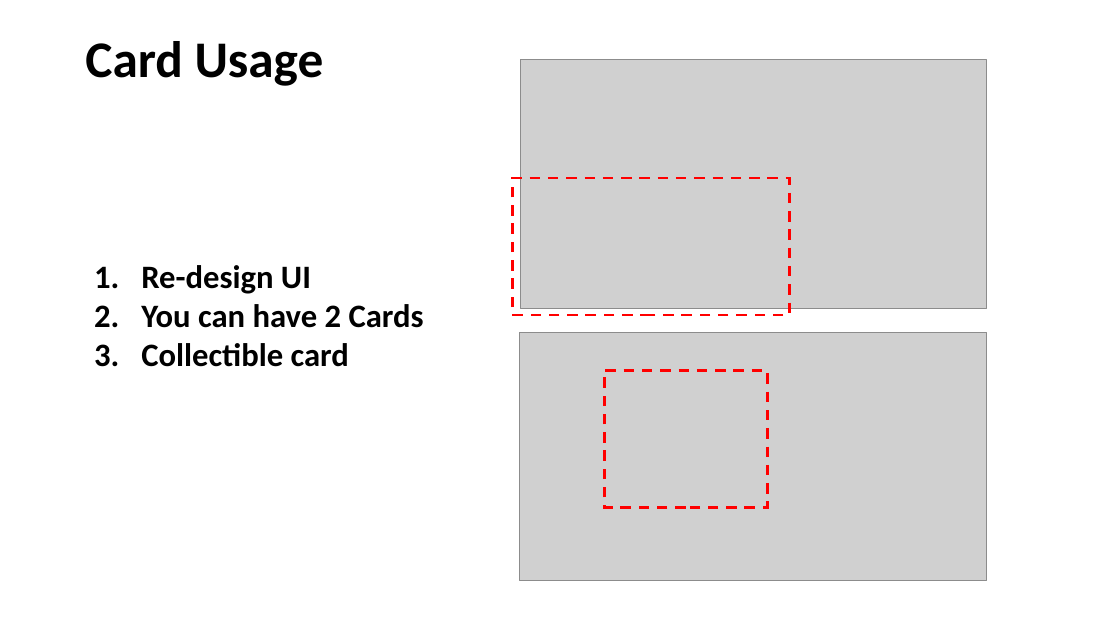
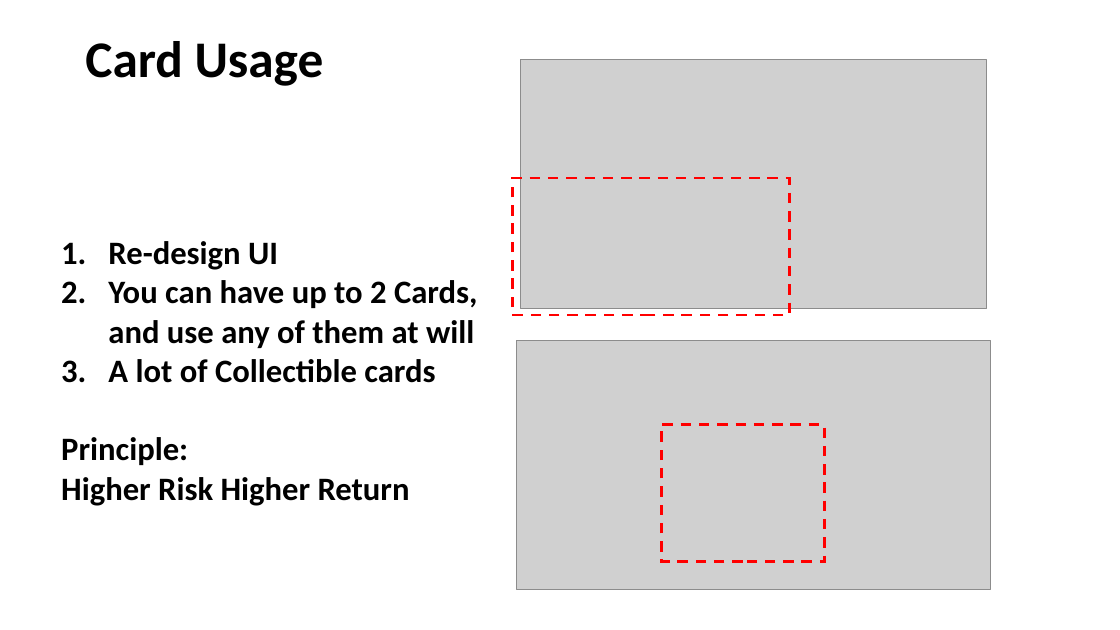
Before and after one commit to CSCI526-Jumping-Gamer/StageTools, a slide deck: slide 9 of Presentation/Final Presentation Online ver.pptx. Drawn at 1120x630 pixels with LibreOffice and Linux fonts; fonts in the diff are those of the drawing; grey boxes stand for pictures. Boxes give left, top, right and bottom in pixels: in the first picture for what was removed or moved away, otherwise in the second. Text is boxed around its words. In the diff, an @@ line names an element or a change of style, - is before the commit and + after.

Commit message:
Update card instruction and presentation

```diff
--- a/Presentation/Final Presentation Online ver.pptx
+++ b/Presentation/Final Presentation Online ver.pptx
@@ text "Re-design UI" moved from (x1=141, y1=265, x2=424, y2=367) to (x1=61, y1=241, x2=477, y2=506) @@
@@ text at (x1=61, y1=280, x2=477, y2=506): text changed @@
-2. You can have 2 Cards
-3. Collectible card
+2. You can have up to 2 Cards, and use any of them at will
+3. A lot of Collectible cards
+Principle:
+Higher Risk Higher Return
@@ picture resized from (x1=520, y1=332, x2=987, y2=581) to (x1=517, y1=340, x2=991, y2=589) @@
@@ rectangle moved from (x1=604, y1=371, x2=767, y2=507) to (x1=661, y1=425, x2=824, y2=562) @@
```
Also in this commit, not shown: 2 other files.
